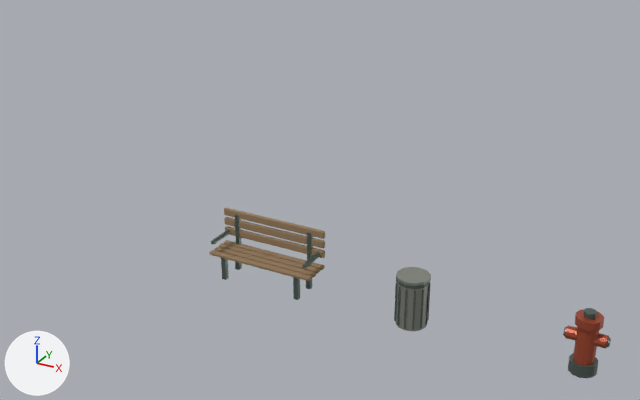
The glTF model public/art/models/streetside.glb, before and after one commit.
One viewpoint serves both versions: a 50 mm lens placed at (5.1, -12.61, 8.28), pointed at (-1.63, -0.38, 2.17). The lights are fixed; the arrows at lower left show +X, +Y and +Z. The older version comes first.

Script lines for the objects in view, before the commit:
```python
me_cube = bpy.data.meshes.new('Cube')
me_cube.from_pydata(...)  # 376 vertices, 652 faces; spans x -0.24..7.16, y -0.09..0.56, z -0.24..0.91
me_cube.materials.append(mat_street_furniture_iron)  # grey #616f69
me_cube_006 = bpy.data.meshes.new('Cube.006')
me_cube_006.from_pydata(...)  # 392 vertices, 756 faces; spans x -1.1..1.1, y -0.06..0.56, z -0.03..0.73
me_cube_006.materials.append(mat_weathered_bench_timber)  # brown #937959
me_cylinder_004 = bpy.data.meshes.new('Cylinder.004')
me_cylinder_004.from_pydata(...)  # a 12-sided cylinder along z spanning x -0.17..0.17, y -0.17..0.17, z -0.4..0.4; a 12-sided cylinder along z spanning x -0.22..0.22, y -0.22..0.22, z 0.36..0.5; a 12-sided cylinder along x spanning x -0.32..-0.12, y -0.105..0.105, z 0.015..0.225; a 12-sided cylinder along x spanning x 0.12..0.32, y -0.105..0.105, z 0.015..0.225
me_cylinder_004.materials.append(mat_hydrant_enamel)  # brown #a84d35
ob_bench_leg = bpy.data.objects.new('bench leg', me_cube)
ob_bench_leg.location = (-3.8, -0.23, 0.24)
ob_hydrant_body = bpy.data.objects.new('hydrant body', me_cylinder_004)
ob_hydrant_body.location = (3.0, 0.0, 0.51)
ob_seat_slat = bpy.data.objects.new('seat slat', me_cube_006)
ob_seat_slat.location = (-3.0, -0.24, 0.5)
# also in view: 'litter bin' at (0.0, 0.0, 0.48)
```
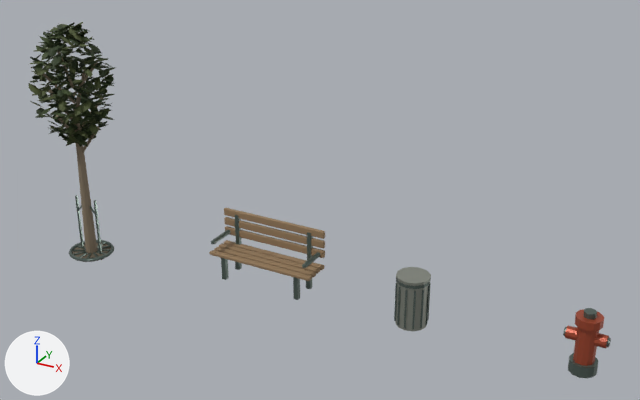
What differs and where, as boxes [x1, y1, x2, y2] in the pictures (640 x 400 px):
'street tree leaf blades', added (green)
    after: [28, 22, 115, 147]
    faces in mat_street_tree_foliage_2 (picture img_street_tree_foliage_2_veins): [28, 22, 114, 146]
    faces in mat_street_tree_foliage_0 (picture img_street_tree_foliage_0_veins): [30, 25, 114, 147]
    faces in mat_street_tree_foliage_1 (picture img_street_tree_foliage_1_veins): [29, 22, 115, 147]
'tree grate rim', added
    after: [69, 195, 611, 378]
'tree tapered trunk', added
    after: [42, 50, 103, 253]
'tree soil', added
    after: [72, 242, 111, 262]
'bench leg', unchanged, covered by the edit
    before: [211, 215, 611, 378]

Diff of the bpy script that builds the scene:
```diff
--- a/public/art/models/streetside.glb.py
+++ b/public/art/models/streetside.glb.py
@@ ob_tree_tapered_trunk @@
+ob_tree_tapered_trunk = bpy.data.objects.new('tree tapered trunk', me_cone)  # 104 vertices, 164 faces; spans x -0.54..0.55, y -0.55..0.53, z -1.5..2.64; in mat_street_tree_bark (brown #847661)
+ob_tree_tapered_trunk.location = (-6.8, -0.65, 1.52)
@@ ob_tree_soil @@
+ob_tree_soil = bpy.data.objects.new('tree soil', me_cylinder_1)  # a 24-sided cylinder along z spanning x -0.39..0.39, y -0.39..0.39, z -0.025..0.025; in mat_tree_soil (brown #615948)
+ob_tree_soil.location = (-6.8, -0.65, 0.03)
@@ ob_tree_grate_rim @@
+ob_tree_grate_rim = bpy.data.objects.new('tree grate rim', me_torus)  # 648 vertices, 1132 faces; spans x -0.45..10.15, y -0.45..0.97, z -0.06..1.16; in mat_street_furniture_iron (grey #616f69)
+ob_tree_grate_rim.location = (-6.8, -0.65, 0.06)
@@ ob_street_tree_leaf_blades @@
+ob_street_tree_leaf_blades = bpy.data.objects.new('street tree leaf blades', me_street_tree_leaf_blades)  # 3780 vertices, 3240 faces; spans x -7.66..-5.96, y -1.47..0.2, z 2.36..4.73; in mat_street_tree_foliage_0 (picture img_street_tree_foliage_0_veins), mat_street_tree_foliage_1 (picture img_street_tree_foliage_1_veins), mat_street_tree_foliage_2 (picture img_street_tree_foliage_2_veins)
+ob_street_tree_leaf_blades.location = (0.0, 0.0, 0.0)
```
